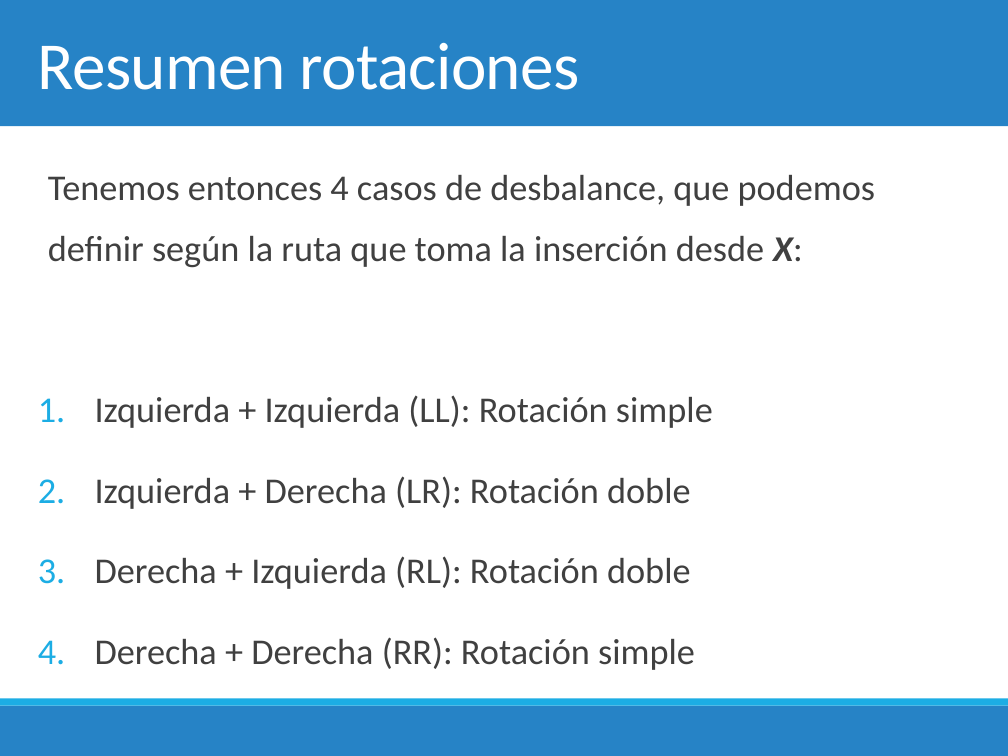
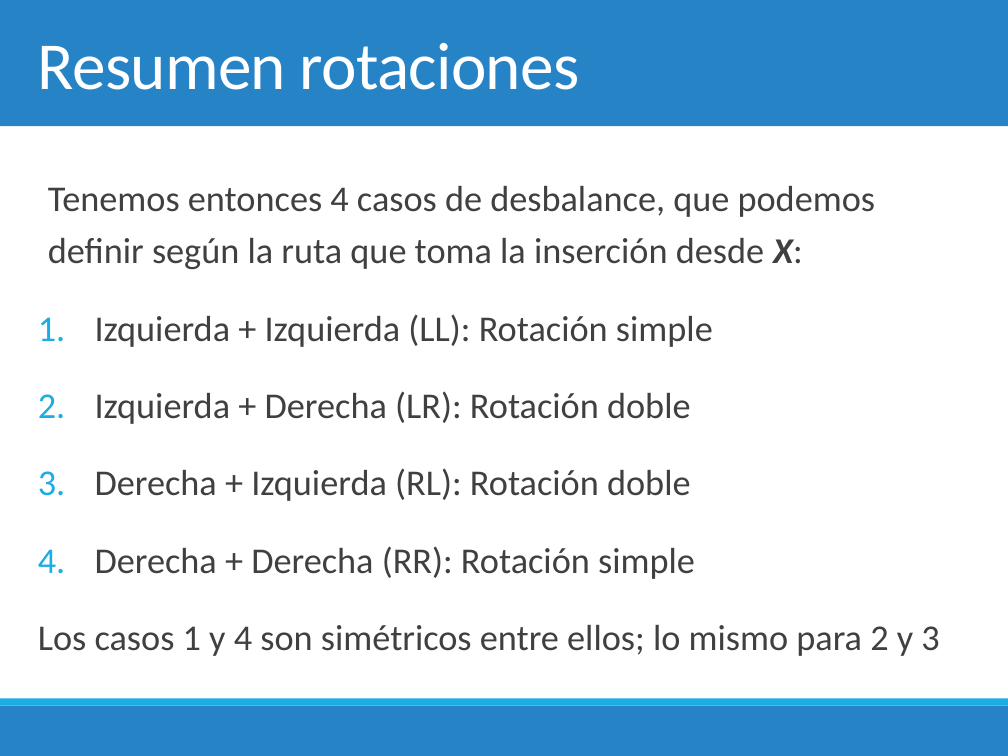
Before and after one commit to chris-carstens/2020-2, a slide deck: slide 29 of Clases/07 - Árboles AVL/07. Árboles AVL.pptx (slide 28 before the commit). Drawn at 1008x756 pixels with LibreOffice and Linux fonts; fonts in the diff are those of the drawing. Boxes give left, top, right and bottom in pixels: in the first picture for what was removed or moved away, otherwise in the second. Text is boxed around its words. In the diff, an @@ line names an element or a change of style, - is before the commit and + after.

```diff
--- a/Clases/07 - Árboles AVL/07. Árboles AVL.pptx
+++ b/Clases/07 - Árboles AVL/07. Árboles AVL.pptx
@@ text "Tenemos entonces 4 casos de ..." at (38, 186, 939, 656): vertical alignment top to middle @@
@@ text at (48, 186, 876, 579): line spacing 1.4 to 1.2; more space between paragraphs @@
@@ text at (38, 625, 939, 656): paragraph added @@
+Los casos 1 y 4 son simétricos entre ellos; lo mismo para 2 y 3
```
Also in this commit, not shown: 18 other slides changed, 2 slides added, 3 slides removed, 5 other files.
